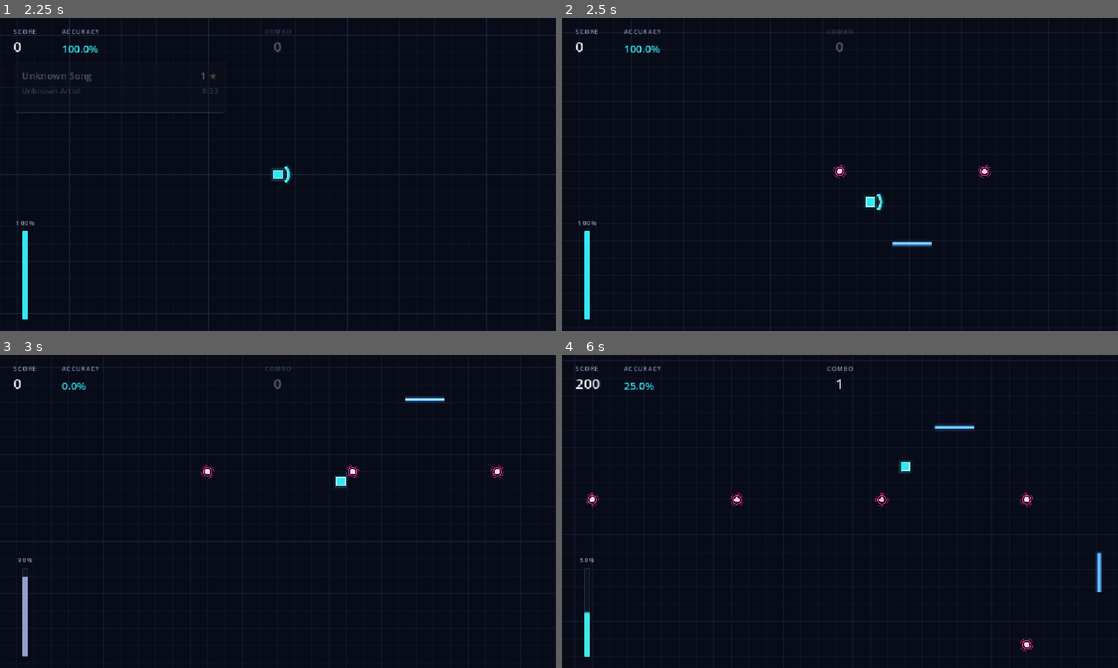
Above: before the commit, frames 1-4 (two rows, left to right).
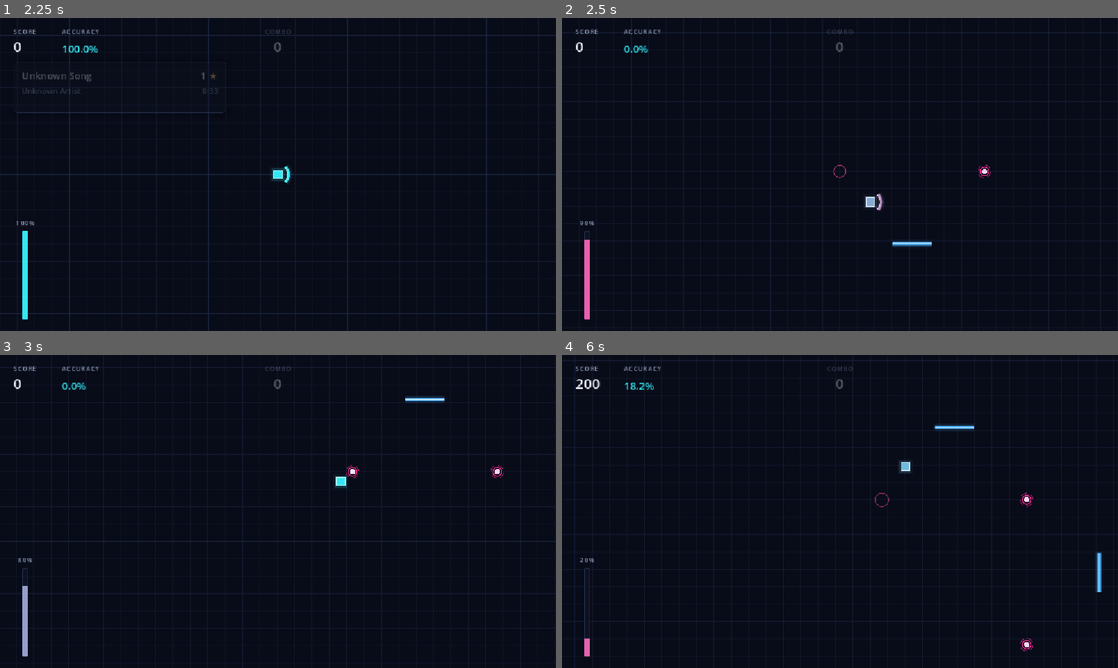
Above: after the commit, the same moments.

Repository: ftambler/godot-rythm-game
Game: Godot game, scene res://scenes/game/Game.tscn
Two runs of this game, one before a commit and one after it. Both use one fixed random seed, a clock stepped at 60 frames per second and the inputs below. This scene is started directly instead of the project's main scene.
Inputs (mouse positions are in pixels of both pictures, inside the frame that each line leads up to):
- Up to frame 1 (2.25 s): tap Enter (ui_accept) at 0.5, 0.77, 1.25, 2 s; move the mouse to (400, 158) at 0.52 s; hold Right (shield_right) 0.53-1.25 s; hold Space (hit_orb) 0.53-1.25 s; click (400, 158) at 0.67 s; drag from (166, 190) to (278, 174) at 1.27 s; move the mouse to (333, 105) at 2.02 s; hold Right (shield_right) from 2.03 s (still down); hold Space (hit_orb) from 2.03 s (still down)
- Up to frame 2 (2.5 s): keep holding Right (shield_right); keep holding Space (hit_orb)
- Up to frame 3 (3 s): release Right (shield_right) at 2.75 s; release Space (hit_orb) at 2.75 s; drag from (250, 574) to (250, 477) at 2.77 s
- Up to frame 4 (6 s): move the mouse to (1006, 558) at 3.52 s; hold Left (shield_left) 3.53-4.25 s; hold Space (hit_orb) 3.53-4.25 s; tap Enter (ui_accept) at 3.77 s; drag from (673, 464) to (951, 470) at 4.27 s; move the mouse to (867, 511) at 5.02 s; hold Down (shield_down) 5.03-5.75 s; hold Space (hit_orb) 5.03-5.75 s; click (867, 511) at 5.17 s; drag from (756, 433) to (934, 470) at 5.77 s

Frame 1 is identical in both runs. In frame 2, 0.6% of the frame differs, in the area x 3-58%, y 8-97%; in frame 3, less than 0.1%; in frame 4, 0.5%.

Commit message:
Removed miss on hit over empty area &&  added miss when going over orbs and not hitting

Diff:
--- a/scripts/player/Player.gd
+++ b/scripts/player/Player.gd
@@ -15,8 +15,12 @@
 
 var movement_direction: PlayerDirection.Direction = PlayerDirection.Direction.DOWN_RIGHT
 
+# Orbs whose hitboxes overlapped the detector last physics frame.
+var _orbs_in_reach: Array = []
+
 func _physics_process(delta: float) -> void:
 	move_player(delta)
+	check_missed_orbs()
 
 func _input(event: InputEvent) -> void:
 	if event.is_action_pressed("hit_orb"):
@@ -45,21 +49,45 @@
 func hit_orb() -> void:
 	var areas := orb_detector.get_overlapping_areas()
 	var matched_orb: Orb
+	var result := HitResult.Type.HALF
+
+	# The orb's own area is the full-hit box; its HalfHitArea child is the outer ring.
+	for area in areas:
+		if area is Orb and not area.resolved:
+			matched_orb = area
+			result = HitResult.Type.FULL
+			break
+
+		if matched_orb == null and area.get_parent() is Orb and not area.get_parent().resolved:
+			matched_orb = area.get_parent()
+
+	# Pressing with no orb in reach is not counted.
+	if matched_orb == null:
+		return
 
 	for area in areas:
-		if area is Orb:
-			matched_orb = area
-			break
+		if area is Orb and not area.resolved and area.global_position.is_equal_approx(matched_orb.global_position):
+			area.resolved = true
+			object_hit.emit(area)
 
-	if matched_orb != null:
-		for area in areas:
-			if area is Orb and area.global_position.is_equal_approx(matched_orb.global_position):
-				object_hit.emit(area)
+	hit_registered.emit(result)
 
-		hit_registered.emit(HitResult.Type.FULL)
-		return
+func check_missed_orbs() -> void:
+	var in_reach: Array = []
 
-	hit_registered.emit(HitResult.Type.MISS)
+	for area in orb_detector.get_overlapping_areas():
+		var orb: Node = area if area is Orb else area.get_parent()
+		if orb is Orb and not in_reach.has(orb):
+			in_reach.append(orb)
+
+	# An orb that left reach without being hit counts as a miss.
+	for orb in _orbs_in_reach:
+		if is_instance_valid(orb) and not orb.resolved and not orb.is_queued_for_deletion() and not in_reach.has(orb):
+			orb.resolved = true
+			object_hit.emit(orb)
+			hit_registered.emit(HitResult.Type.MISS)
+
+	_orbs_in_reach = in_reach
 
 func handle_collision(collision: KinematicCollision2D) -> void:
 	var wall := collision.get_collider()
